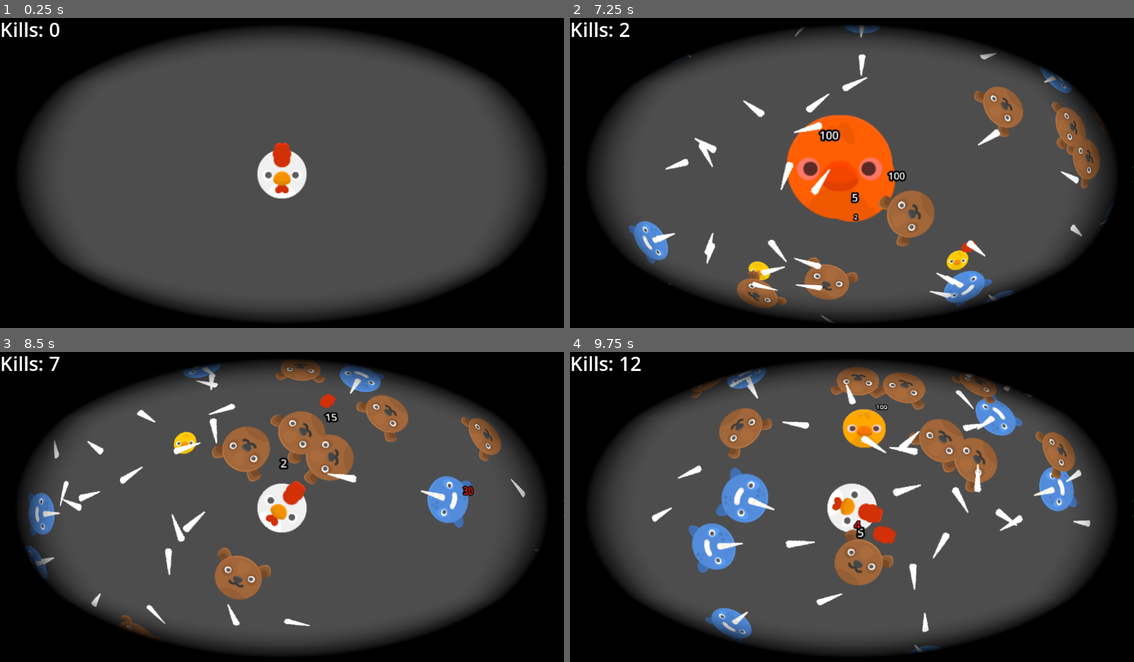
Above: before the commit, frames 1-4 (two rows, left to right).
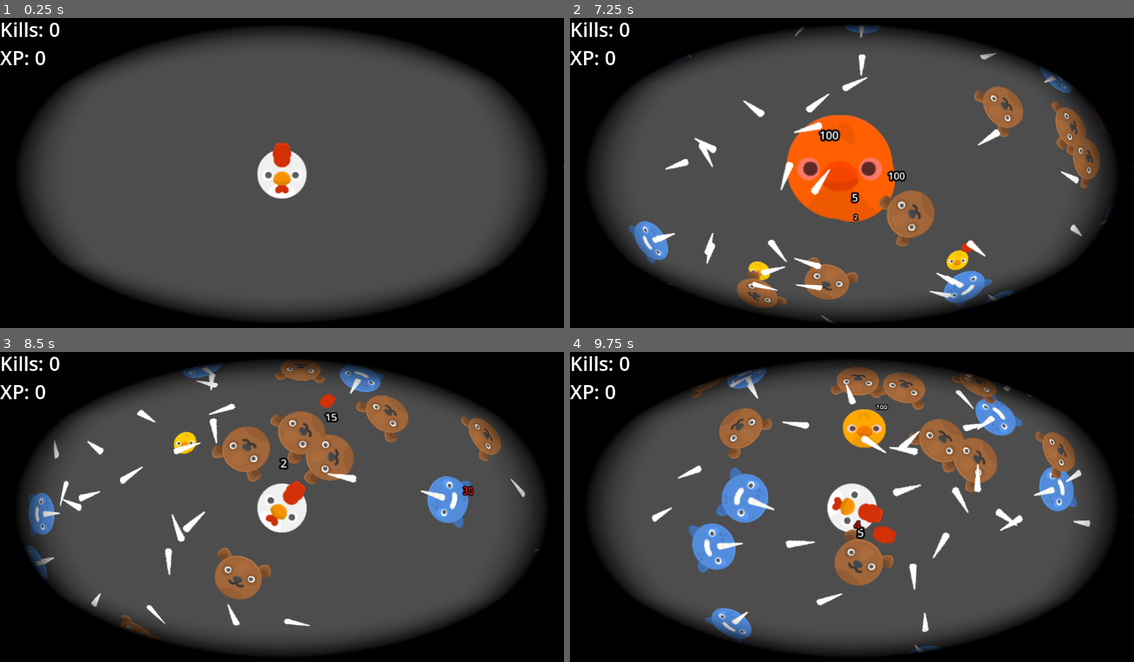
Above: after the commit, the same moments.

Repository: team-faucet/GMTK2024
Game: Godot game, scene res://main.tscn
The game is run twice, just before and just after one commit, with the same random seed, the same clock (stepped at 60 frames per second) and the same inputs.
Inputs (mouse positions are in pixels of both pictures, inside the frame that each line leads up to):
- Up to frame 1 (0.25 s): no input
- Up to frame 2 (7.25 s): tap Enter at 0.5 s; move the mouse to (976, 157) at 0.52 s; hold Right (ui_right) 0.53-1.28 s; click (976, 157) at 0.6 s; move the mouse to (739, 188) at 1.27 s; hold Down (ui_down) 1.28-2.03 s; right-click (739, 188) at 1.35 s; move the mouse to (908, 104) at 2.02 s; hold Right (ui_right) 2.03-2.78 s; click (908, 104) at 2.1 s; move the mouse to (823, 238) at 2.77 s; hold Up (ui_up) 2.78-3.53 s; right-click (823, 238) at 2.85 s; move the mouse to (1021, 222) at 3.52 s; hold Left (ui_left) 3.53-5.03 s; click (1021, 222) at 3.6 s; move the mouse to (682, 126) at 4.27 s; right-click (682, 126) at 4.35 s; move the mouse to (880, 173) at 5.02 s; hold Down (ui_down) 5.03-5.78 s; click (880, 173) at 5.1 s; move the mouse to (767, 95) at 5.77 s; hold Right (ui_right) 5.78-6.53 s; right-click (767, 95) at 5.85 s; move the mouse to (976, 157) at 6.52 s; hold Up (ui_up) from 6.53 s (still down); click (976, 157) at 6.6 s
- Up to frame 3 (8.5 s): move the mouse to (169, 522) at 7.27 s; release Up (ui_up) at 7.28 s; hold Right (ui_right) 7.28-8.03 s; right-click (169, 522) at 7.35 s; move the mouse to (338, 438) at 8.02 s; hold Down (ui_down) from 8.03 s (still down); click (338, 438) at 8.1 s
- Up to frame 4 (9.75 s): move the mouse to (823, 572) at 8.77 s; release Down (ui_down) at 8.78 s; hold Left (ui_left) 8.78-9.53 s; right-click (823, 572) at 8.85 s; move the mouse to (1021, 556) at 9.52 s; hold Up (ui_up) from 9.53 s (still down); click (1021, 556) at 9.6 s

The runs differ from the first frame. In frame 1, 0.2% of the frame differs, in the area x 0-9%, y 10-16%; in frame 2, 0.2%; in frame 3, 0.2%; in frame 4, 0.3%, in the area x 0-13%, y 1-16%.
Error after the commit: Parse Error: Could not find type "XP" in the current scope. (res://Scripts/enemy_component.gd:15)

Commit message:
Implemented XP drops

Diff:
--- a/Components/enemy_component.tscn
+++ b/Components/enemy_component.tscn
@@ -1,6 +1,8 @@
-[gd_scene load_steps=2 format=3 uid="uid://cppeu52scvqwg"]
+[gd_scene load_steps=3 format=3 uid="uid://cppeu52scvqwg"]
 
 [ext_resource type="Script" path="res://Scripts/enemy_component.gd" id="1_jgt72"]
+[ext_resource type="PackedScene" uid="uid://c5puyue534wmw" path="res://Entities/xp.tscn" id="2_fnrfi"]
 
 [node name="EnemyComponent" type="Node2D"]
 script = ExtResource("1_jgt72")
+xp_scene = ExtResource("2_fnrfi")
--- a/Entities/player.tscn
+++ b/Entities/player.tscn
@@ -7,6 +7,7 @@
 [ext_resource type="PackedScene" uid="uid://ock0s4rxc6eq" path="res://Components/hitbox_component.tscn" id="3_yt7br"]
 [ext_resource type="PackedScene" uid="uid://boeqr8qm5mlx3" path="res://Components/health_component.tscn" id="4_ongt8"]
 [ext_resource type="Shader" path="res://Shaders/distort3.gdshader" id="5_jw5v7"]
+[ext_resource type="PackedScene" uid="uid://s0cjxdv351v6" path="res://Components/collecting_component.tscn" id="8_fbp1p"]
 
 [sub_resource type="ShaderMaterial" id="ShaderMaterial_iqd5b"]
 shader = ExtResource("5_jw5v7")
@@ -19,6 +20,9 @@
 
 [sub_resource type="CircleShape2D" id="CircleShape2D_q36i1"]
 radius = 61.0082
+
+[sub_resource type="CircleShape2D" id="CircleShape2D_6vmdh"]
+radius = 86.209
 
 [node name="Player" type="Node2D"]
 script = ExtResource("1_06hp7")
@@ -54,3 +58,8 @@
 
 [node name="CombPosition" type="Node2D" parent="."]
 position = Vector2(0, -18)
+
+[node name="CollectingComponent" parent="." instance=ExtResource("8_fbp1p")]
+
+[node name="CollisionShape2D" type="CollisionShape2D" parent="CollectingComponent"]
+shape = SubResource("CircleShape2D_6vmdh")
--- a/Scripts/enemy_component.gd
+++ b/Scripts/enemy_component.gd
@@ -1,5 +1,9 @@
 extends Node2D
 
+@export var xp_scene : PackedScene
+
+@export_range(0, 100, 1, 'or_greater') var min_xp : int = 1
+@export_range(0, 100, 1, 'or_greater') var max_xp : int = 5
 
 func _ready():
 	for sibling in get_parent().get_children():
@@ -7,6 +11,12 @@
 			var healthcomp : HealthComponent = sibling
 			healthcomp.died.connect(_on_health_comp_died)
 
+func spawn_xp() -> void:
+	var xp : XP = xp_scene.instantiate()
+	xp.global_position = global_position
+	xp.value = randi_range(min_xp, max_xp)
+	get_tree().root.call_deferred('add_child', xp)
 
 func _on_health_comp_died():
-	StatTracker.enemy_killed.emit()
+	StatTracker.kill_enemy()
+	spawn_xp()
--- a/Scripts/hitbox_component.gd
+++ b/Scripts/hitbox_component.gd
@@ -1,16 +1,16 @@
 class_name HitboxComponent extends Area2D
 
+signal is_hit;
 
 @export var health_comp : HealthComponent
-
 
 func _ready():
 	if health_comp == null:
 		for comp in get_parent().get_children():
 			if comp is HealthComponent:
 				health_comp = comp
-		push_warning("HealthComponent for '" + name + "' is not initialized!")
 
 func hit(damage_info : DamageInfo) -> void:
 	if health_comp:
 		health_comp.take_damage(damage_info)
+	is_hit.emit()
--- a/Scripts/kill_count_label.gd
+++ b/Scripts/kill_count_label.gd
@@ -2,8 +2,9 @@
 
 
 func _ready():
-	StatTracker.enemy_killed.connect(_on_enemy_killed)
-	text = "Kills: 0"
+	StatTracker.enemy_killed.connect(_on_stat_update)
+	StatTracker.gained_xp.connect(_on_stat_update)
+	text = "Kills: 0\nXP: 0"
 
-func _on_enemy_killed():
-	text = "Kills: " + str(StatTracker.enemies_killed)
+func _on_stat_update():
+	text = "Kills: " + str(StatTracker.enemies_killed) + "\nXP: " + str(StatTracker.xp)
--- a/Scripts/stat_tracker.gd
+++ b/Scripts/stat_tracker.gd
@@ -1,12 +1,15 @@
 extends Node
 
 signal enemy_killed
+signal gained_xp
 
 var enemies_killed : int = 0
+var xp : int = 0
 
-func _ready():
-	enemy_killed.connect(_on_enemy_killed)
+func kill_enemy():
+	enemies_killed += 1
+	enemy_killed.emit()
 
-
-func _on_enemy_killed():
-	enemies_killed += 1
+func gain_xp(xp_in : int) -> void:
+	xp += xp_in
+	gained_xp.emit()
--- a/project.godot
+++ b/project.godot
@@ -65,6 +65,7 @@
 
 [layer_names]
 
+2d_physics/layer_1="Collectibles"
 2d_physics/layer_2="Player"
 2d_physics/layer_3="Enemies"
 
Not shown: 1 places in Entities/player.tscn that only renumber resources
